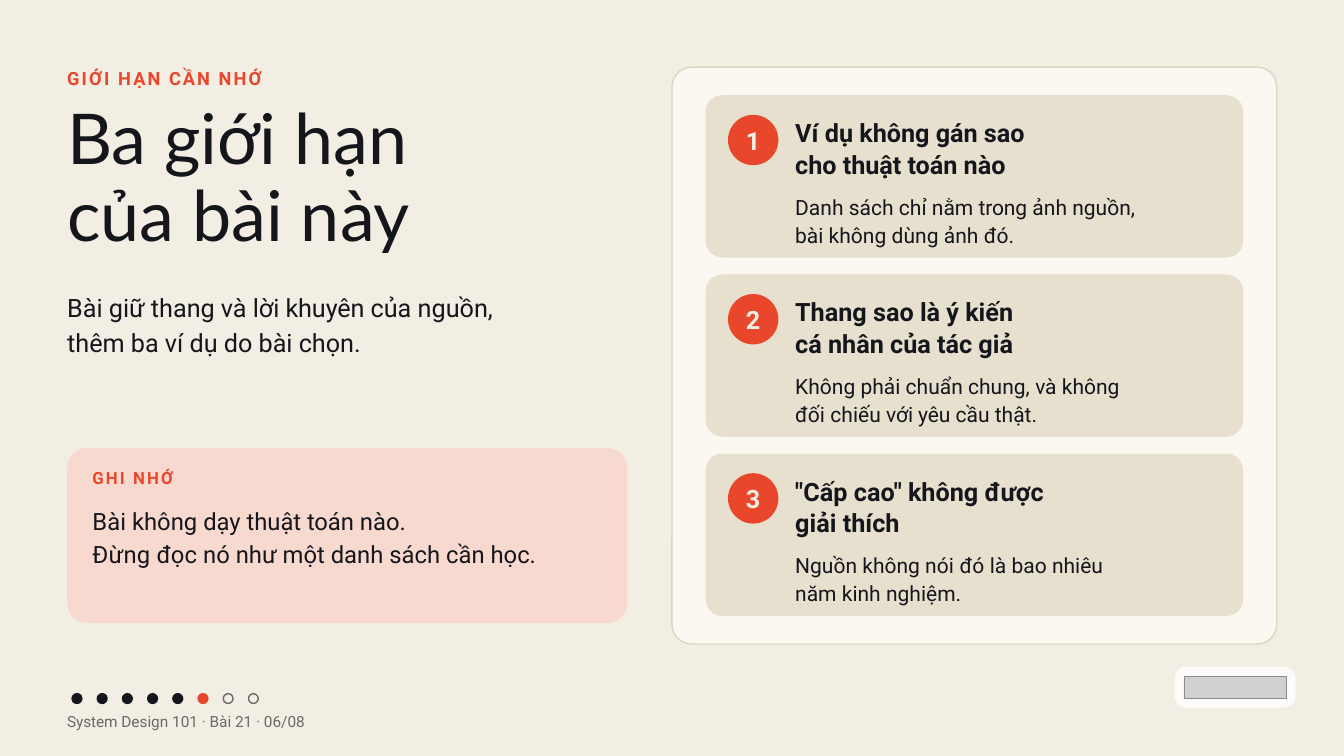
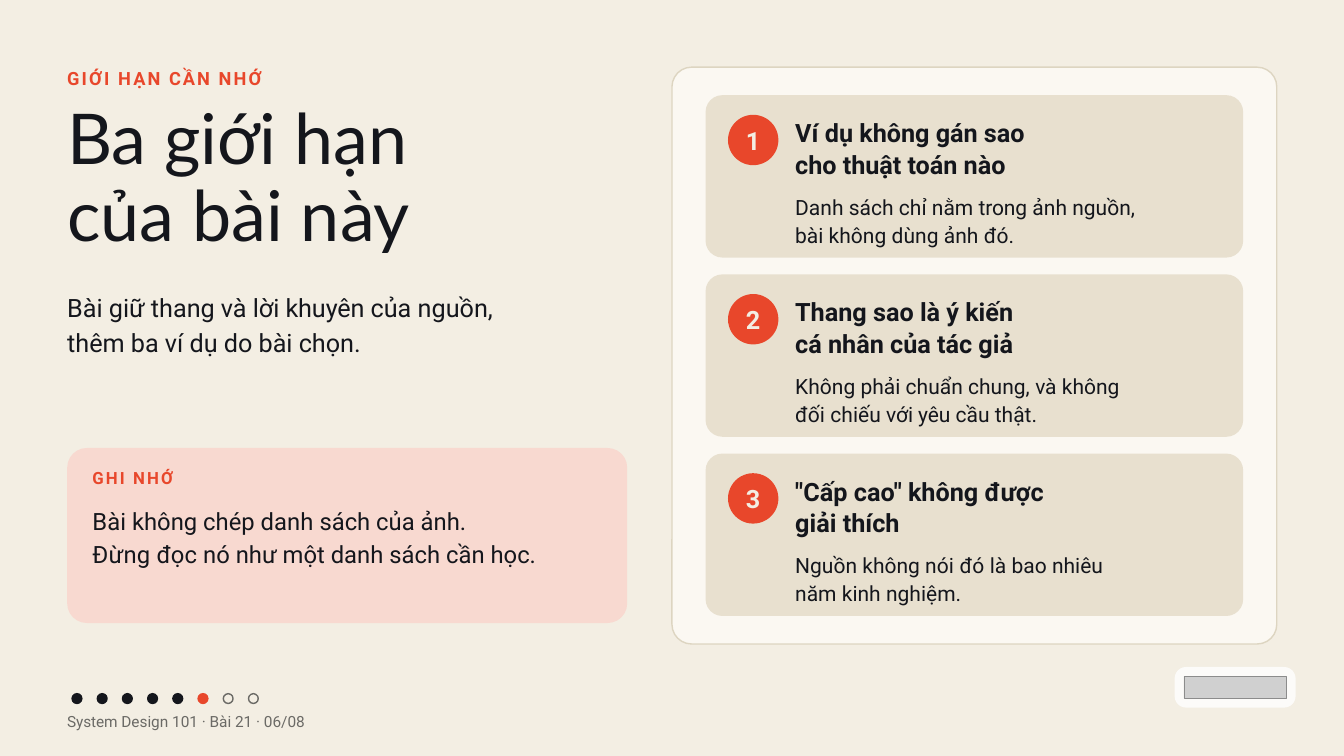
Before and after one commit to vohoailinh90/tool-marketing-studio, a slide deck: slide 6 of system-design-101/vi/lessons/sd-10-021/slides/sd-10-021.pptx. Drawn at 1344x756 pixels with LibreOffice and Linux fonts; fonts in the diff are those of the drawing; grey boxes stand for pictures. Boxes give left, top, right and bottom in pixels: in the first picture for what was removed or moved away, otherwise in the second. Text is boxed around its words. In the diff, an @@ line names an element or a change of style, - is before the commit and + after.

```diff
--- a/system-design-101/vi/lessons/sd-10-021/slides/sd-10-021.pptx
+++ b/system-design-101/vi/lessons/sd-10-021/slides/sd-10-021.pptx
@@ text at [92,510,467,535]: text changed @@
-Bài không dạy thuật toán nào.
+Bài không chép danh sách của ảnh.
```
Also in this commit, not shown: 7 other files.
